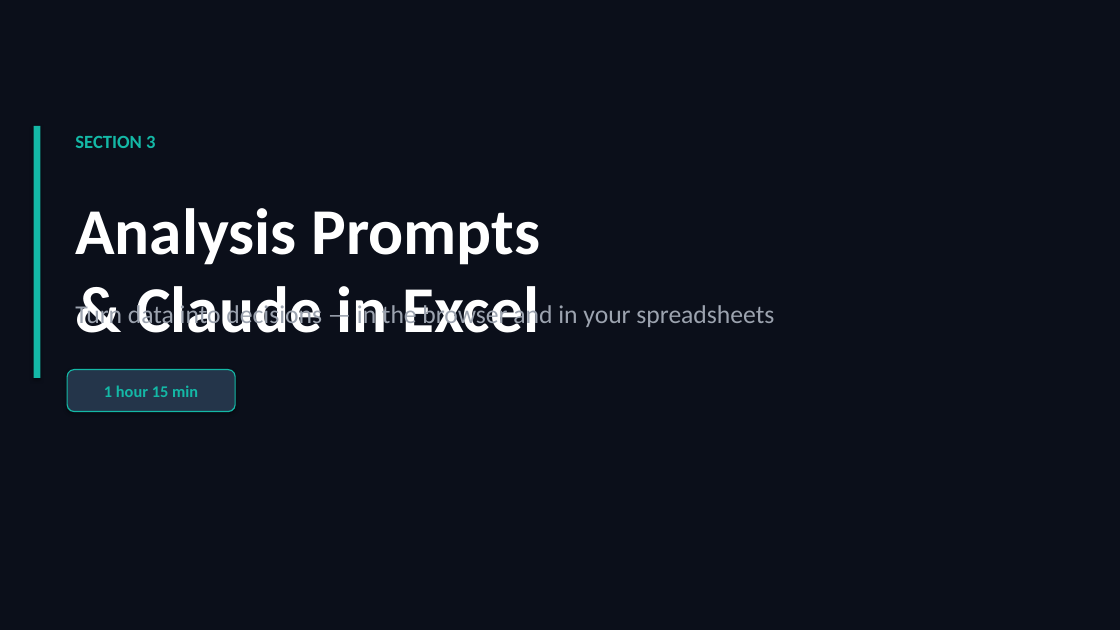
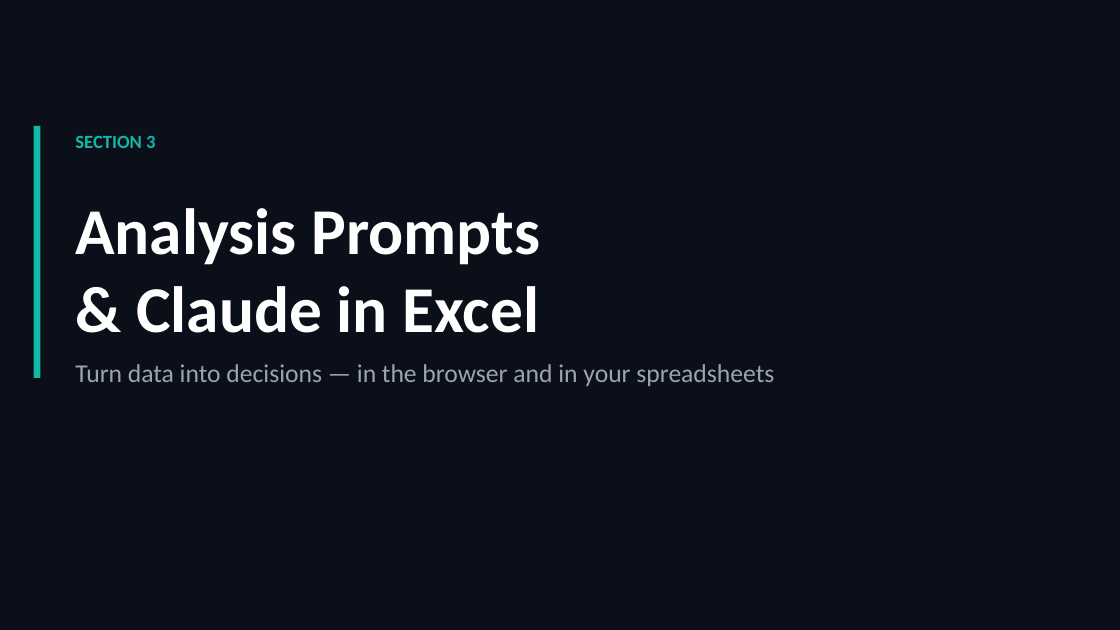
Before and after one commit to scottrhay/AIA-ClaudeCopilot, a slide deck: slide 45 of slides/Day1_Claude_for_Business.pptx. Drawn at 1120x630 pixels with LibreOffice and Linux fonts; fonts in the diff are those of the drawing. Boxes give left, top, right and bottom in pixels: in the first picture for what was removed or moved away, otherwise in the second. Text is boxed around its words. In the diff, an @@ line names an element or a change of style, - is before the commit and + after.

```diff
--- a/slides/Day1_Claude_for_Business.pptx
+++ b/slides/Day1_Claude_for_Business.pptx
@@ text "Turn data into decisions — ..." rewrapped from bbox=[75, 302, 774, 329] to bbox=[75, 364, 774, 386] @@
@@ rounded rectangle removed at bbox=[67, 370, 235, 412] @@
-1 hour 15 min
```
Also in this commit, not shown: 3 other slides changed.
